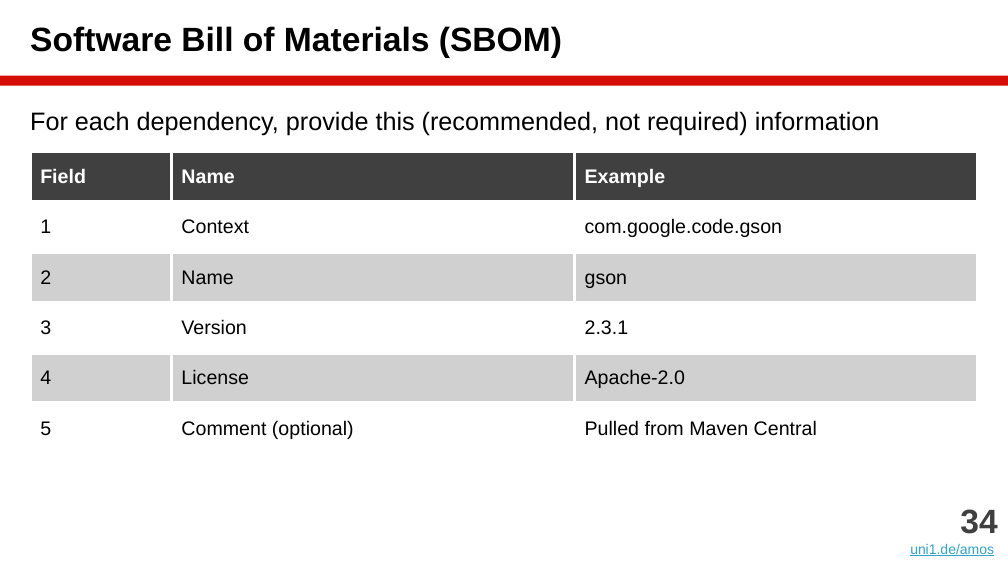
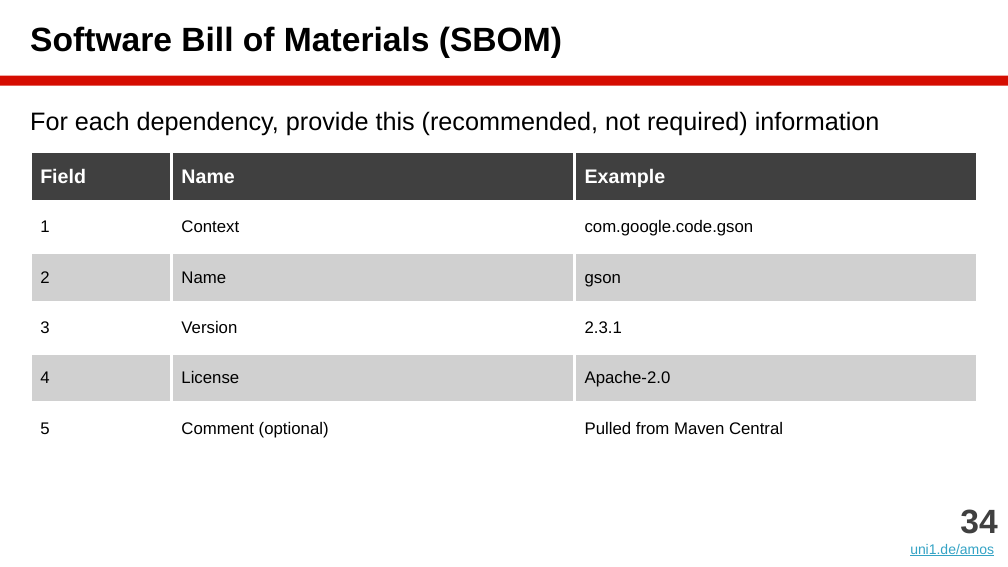
Before and after one commit to dirkriehle/amos-course, a slide deck: slide 34 of Lecture slides/AMOS B02 - Scrum and AMOS.pptx. Drawn at 1008x567 pixels with LibreOffice and Linux fonts; fonts in the diff are those of the drawing. Boxes give left, top, right and bottom in pixels: in the first picture for what was removed or moved away, otherwise in the second. Text is boxed around its words. In the diff, an @@ line names an element or a change of style, - is before the commit and + after.

```diff
--- a/Lecture slides/AMOS B02 - Scrum and AMOS.pptx
+++ b/Lecture slides/AMOS B02 - Scrum and AMOS.pptx
@@ table at <box>30,151,978,482</box> @@
@@ size 14 to 12 pt in "1", "Context", "com.google.code.gson", "2" and 11 more places @@
```
Also in this commit, not shown: 4 other slides changed, 15 other files.
